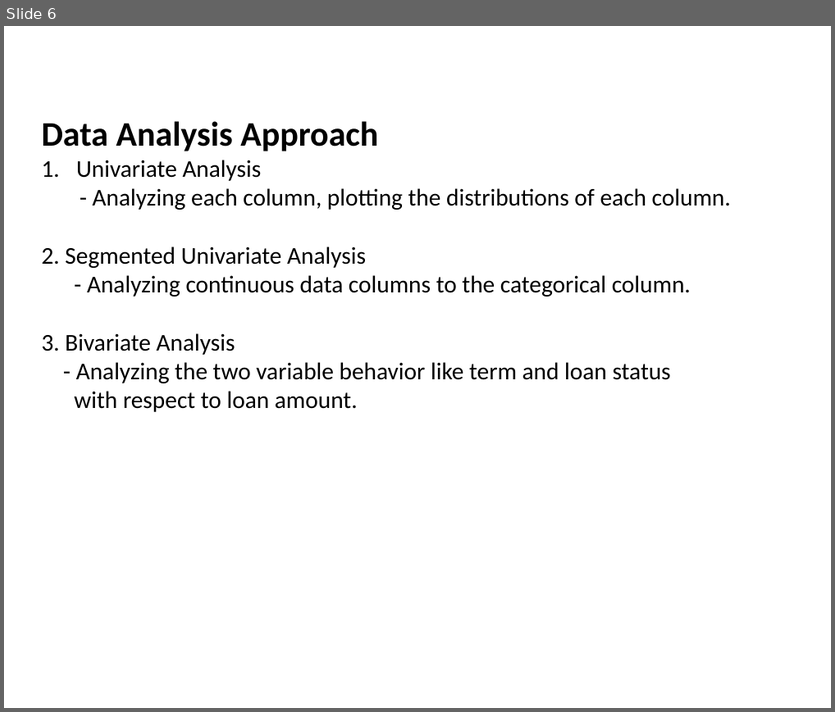
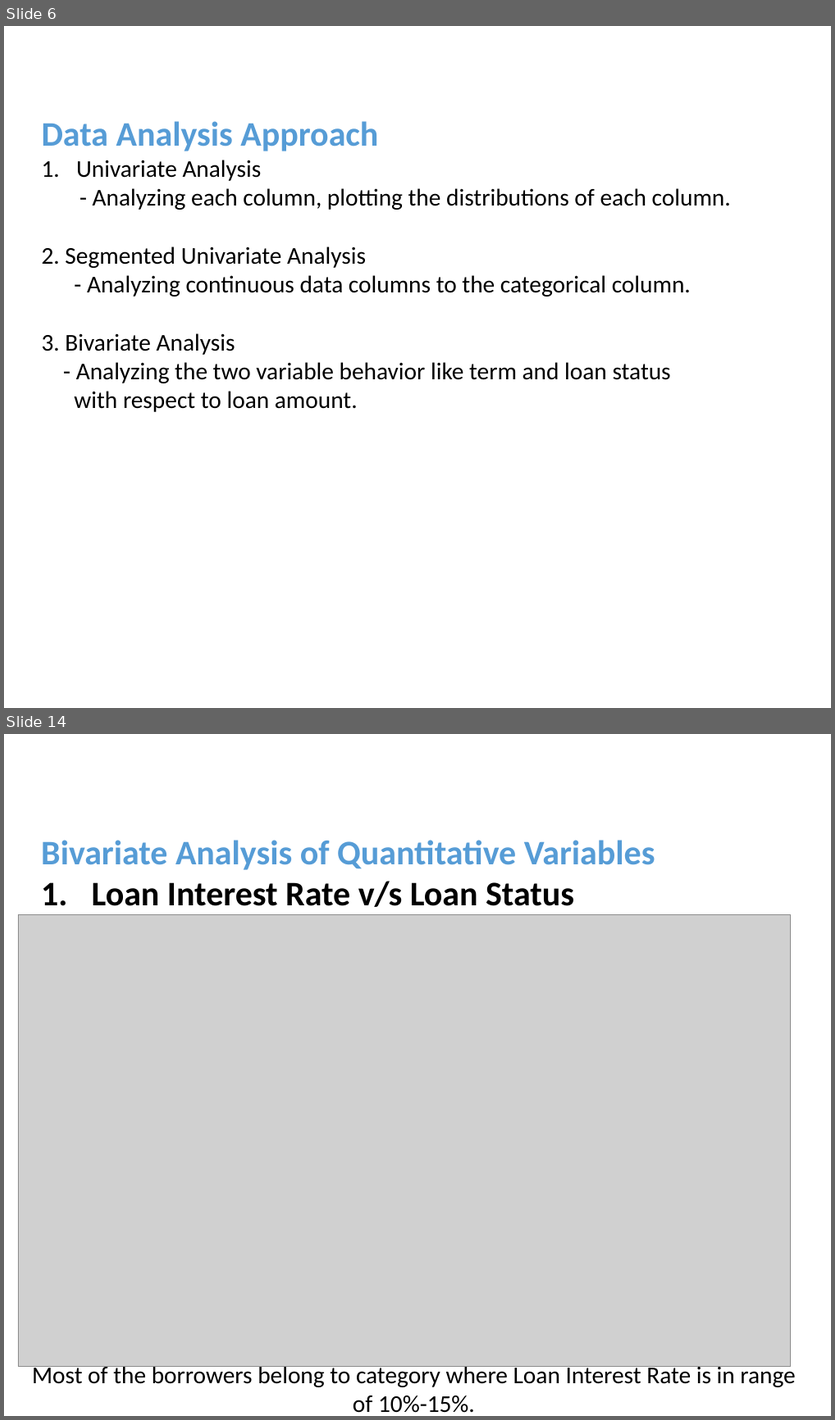
Before and after one commit to pankaj8blr/lendingClub, a slide deck: lending_club_case_study.pptx. Shown one above the other, each under a label of ours: slide 6 before the commit, slides 6 and 14 after it; the slides between them are not shown. The pictures are 835x712 and 835x1420 pixels, drawn with LibreOffice and Linux fonts; fonts in the diff are those of the drawing; grey boxes stand for pictures; background and template pictures are left out. Boxes give left, top, right and bottom in pixels: in the first picture for what was removed or moved away, otherwise in the second. Text is boxed around its words. In the diff, an @@ line names an element or a change of style, - is before the commit and + after.

```diff
--- a/lending_club_case_study.pptx
+++ b/lending_club_case_study.pptx
@@ slide 14 added at box(4, 734, 831, 1416), background #FFFFFF @@
@@ text added at box(41, 840, 655, 907), 40 pt, text #569CD6, bold @@
+Bivariate Analysis of Quantitative Variables
+1. Loan Interest Rate v/s Loan Status
@@ picture added at box(18, 915, 790, 1367) @@
@@ text added at box(32, 1364, 794, 1413), 28 pt, text #000000 @@
+Most of the borrowers belong to category where Loan Interest Rate is in range of 10%-15%.
@@ slide 6 changed as well @@
@@ text at box(42, 121, 378, 151): text colour #000000 to #569CD6 in "Data Analysis Approach" @@
```
Also in this commit, not shown: 4 other slides changed, 14 other slides added, 1 slide removed, 2 other files.
